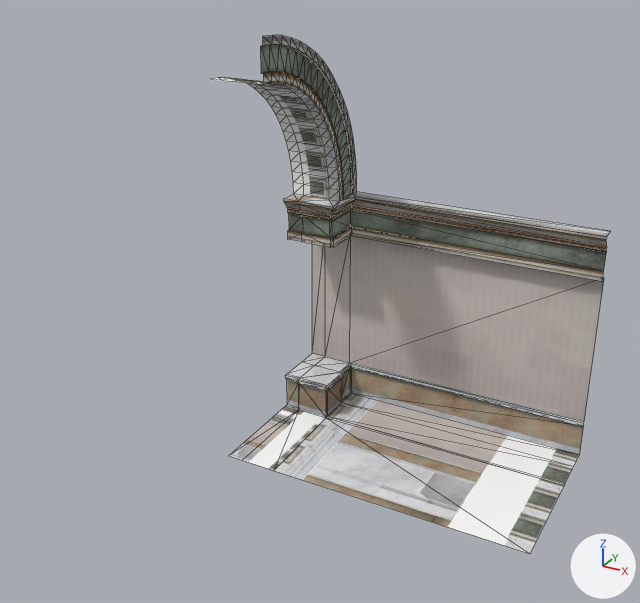
The OBJ model 3D Obj/Spawn_5.obj as it was, and as the next commit left it.
Rendered twice from a camera (50 mm lens) standing at (-6.29, 0.49, 11.89) and looking at (-14.26, 14.98, 4.64). Lighting does not change. The marker at lower right points along +X, +Y and +Z. Mesh edges are drawn as thin lines. Where no turn or scale is listed for an object, it has been applied to the vertices. Vertices at the same position are counted once.

Objects in the first picture: 'Spawn_5'.
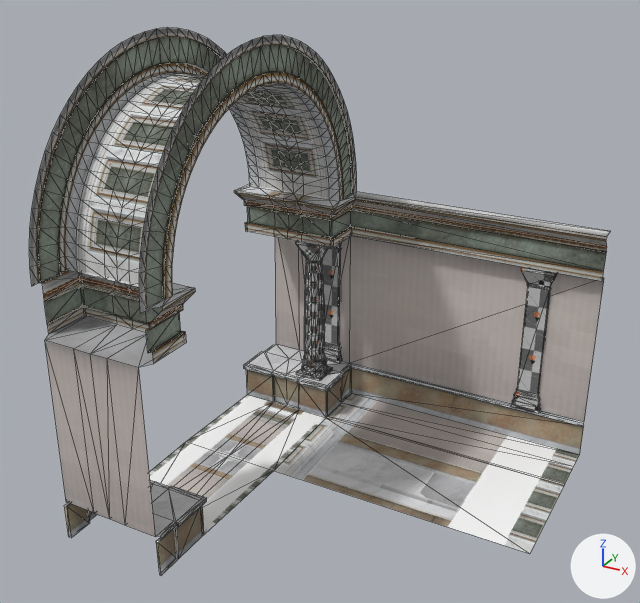
Boxes [x1, y1, x2, y2] around the edits, measured in the pictures (640 x 603 px):
'Spawn_5', reshaped (46% wider)
    before: [212, 35, 611, 554]
    after: [29, 28, 611, 575]
part 1 of me_spawn_5, added
    after: [296, 241, 333, 381]
part 2 of me_spawn_5, added
    after: [511, 267, 557, 413]
part 3 of me_spawn_5, added
    after: [322, 242, 342, 363]
part 4 of me_spawn_5, added
    after: [29, 28, 306, 575]
part 5 of me_spawn_5, surface changed
    both: [255, 83, 339, 201]

What changed in the scene script:
```text
Add img_uv_checker_map_jpg:
    img_uv_checker_map_jpg = load_image('UV Checker Map.jpg', 'UV Checker Map.jpg', 1024, 1024, 'sRGB')
Add mat_material__28:
    mat_material__28 = principled_material('Material__28')
    mat_material__28.texture = img_uv_checker_map_jpg
    mat_material__28.roughness = 0.9
Change me_spawn_5:
    used by ob_spawn_5; location = (0.0, 0.0, 0.0)
    remove me_spawn_5.from_pydata(...)  # 292 vertices, 480 faces; spans x -16.85..-9.52, y 15.16..19.27, z 0.0..9.74
    add me_spawn_5.from_pydata(...)  # 1585 vertices, 2952 faces; spans x -18.27..-9.52, y 11.07..19.52, z 0.0..9.74
    me_spawn_5 part 1: a new loose piece of 336 vertices spanning x -16.63..-15.93, y 18.01..18.7, z 0.91..4.56, in mat_material__28 (picture img_uv_checker_map_jpg)
    me_spawn_5 part 2: a new loose piece of 120 vertices spanning x -11.3..-10.54, y 18.99..19.52, z 0.91..4.57, in mat_material__28 (picture img_uv_checker_map_jpg)
    me_spawn_5 part 3: a new loose piece of 120 vertices spanning x -16.66..-15.9, y 18.99..19.52, z 0.91..4.57, in mat_material__28 (picture img_uv_checker_map_jpg)
    me_spawn_5 part 4: 717 vertices added at x -18.27..-15.44, y 11.07..19.27, z 0.0..9.74
    me_spawn_5 part 5: 120 kept faces spanning x -16.85..-15.59, y 15.16..19.27, z 0.81..8.84 get new texture (UV) coordinates
    add me_spawn_5.materials.append(mat_material__28)  # picture img_uv_checker_map_jpg
```
